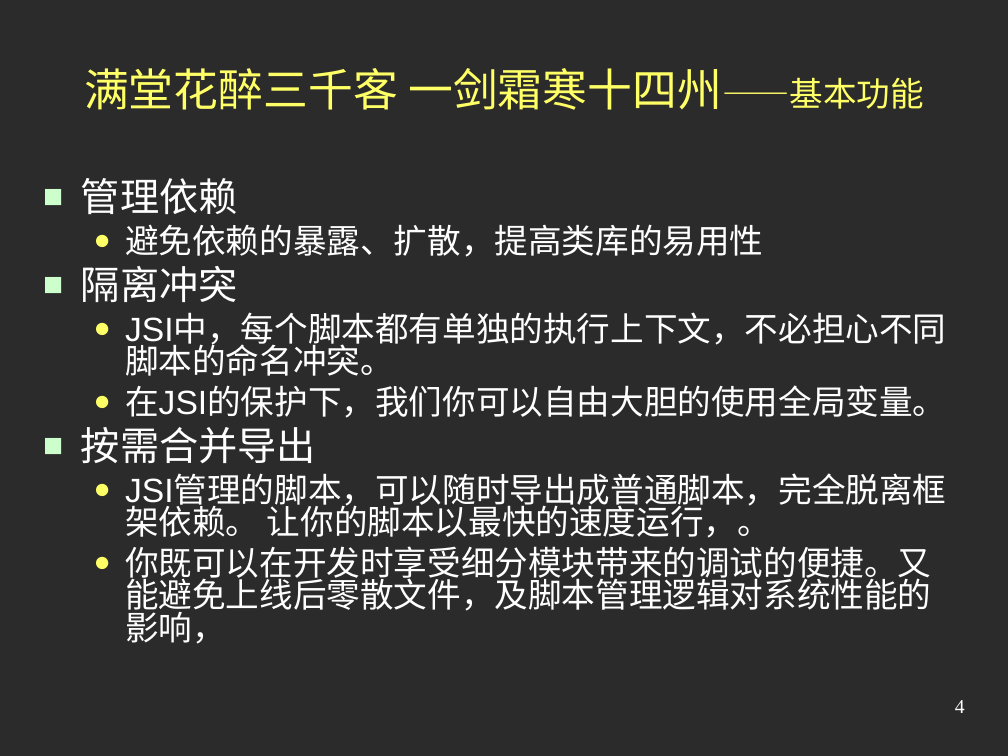
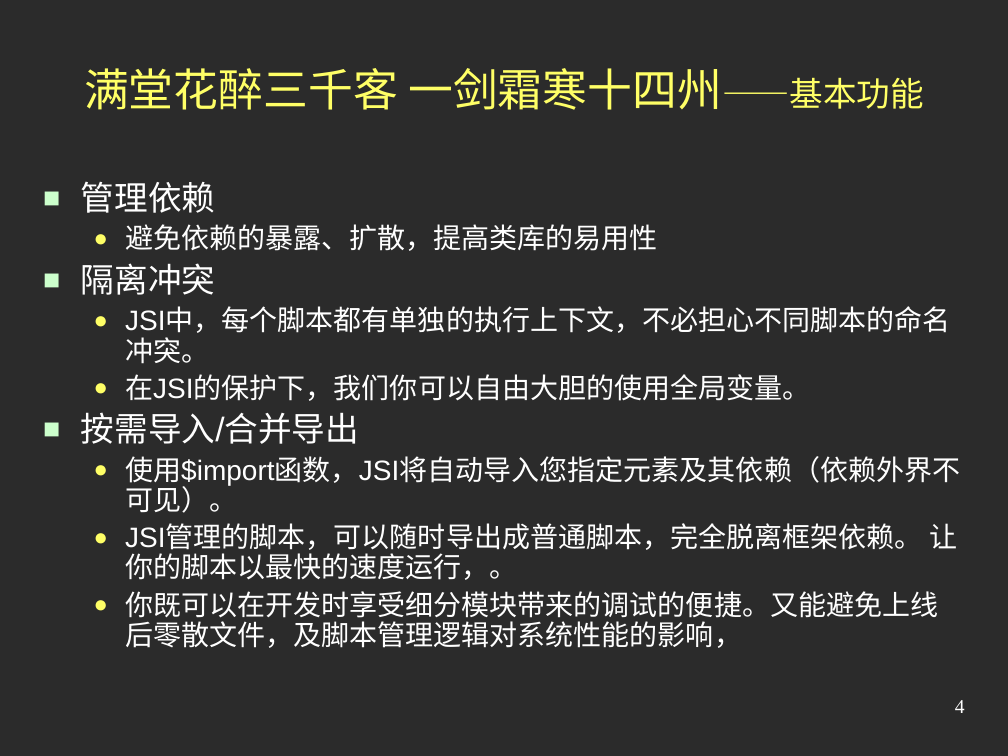
Before and after one commit to austgl/jsi, a slide deck: slide 4 of JSI2/web/doc/Preview2.ppt. Drawn at 1008x756 pixels with LibreOffice and Linux fonts; fonts in the diff are those of the drawing; background and template pictures are left out; a plain dark background stands for a picture behind light text. Boxes give left, top, right and bottom in pixels: in the first picture for what was removed or moved away, otherwise in the second. Text is boxed around its words. In the diff, an @@ line names an element or a change of style, - is before the commit and + after.

```diff
--- a/JSI2/web/doc/Preview2.ppt
+++ b/JSI2/web/doc/Preview2.ppt
@@ text at (81,181,957,648): size 28 to 24 pt in "管理依赖", "隔离冲突"; size 24 to 20 pt in "避免依赖的暴露、扩散，提高类库的易用性", "JSI中，每个脚本都有单独的执行上下文，不必担心不同脚本的命名冲突。", "在JSI的保护下，我们你可以自由大胆的使用全局变量。", "JSI管理的脚本，可以随时导出成普通脚本，完全脱离框架依赖。 让你的脚本以最快的速度运行，。" and 1 more places; line spacing 0.8 to 0.9; less space between paragraphs @@
@@ text at (81,412,960,513): text changed; size 28 to 20 pt @@
-■ 按需合并导出
+■ 按需导入/合并导出
+  ● 使用$import函数，JSI将自动导入您指定元素及其依赖（依赖外界不可见）。
```
Also in this commit, not shown: 4 other slides changed.
